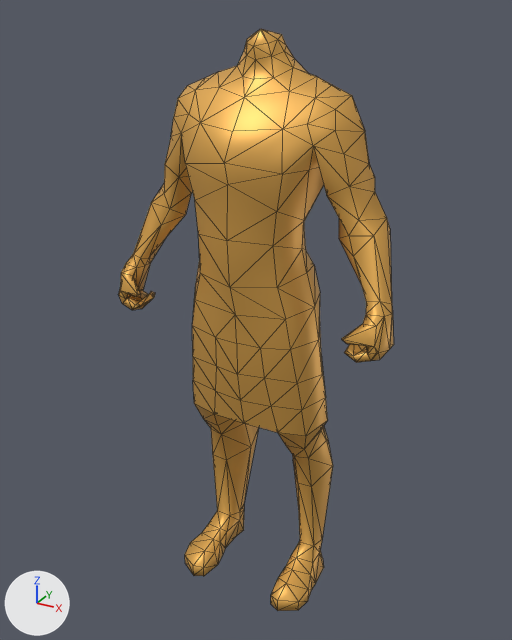
The COLLADA model binaries/data/mods/public/art/animation/biped/infantry/spearman/run_ready_shieldsmall.dae as it was, and as the next commit left it.
Camera for both pictures: a 50 mm camera at (2.07, -3.81, 3.96) aimed at (-0.04, 0.03, 2.04). Every picture has the same lights, and +X, +Y and +Z are marked at lower left. Mesh edges are drawn as thin lines. Vertices at the same position are counted once.

The first picture shows 'm_tunic_long'.
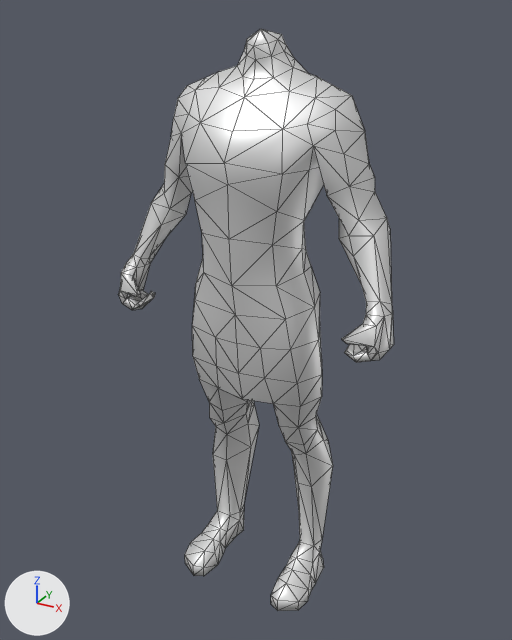
Boxes [x1, y1, x2, y2] around the edits, measured in the pictures (512 x 640 px; the box of a moved part takes in the faces that stretch with it):
'm_tunic_long', recoloured, reshaped (orange to white)
    both: [118, 29, 394, 611]
part 1 of me_cube_016, moved or reshaped
    both: [195, 185, 320, 319]
part 2 of me_cube_016, moved or reshaped
    both: [193, 357, 333, 487]
part 3 of me_cube_016, moved or reshaped
    before: [179, 137, 188, 177]
    after: [179, 136, 188, 177]

What the commit changed:
Material 'Skin' (mat_skin) changes colour from orange #e7b056 to white #e7e7e7; in linear values from (0.8, 0.433, 0.0937) to (0.8, 0.8, 0.8).
me_cube_016 has 423 vertices, 836 faces and spans x -0.96..0.96, y -0.41..0.4, z 0.0..3.85.
me_cube_016 is used by ob_m_tunic_long; location (0.0, 0.0, 0.0).
Verts and faces of me_cube_016; kept vertices keep their numbers, new ones are numbered from 423.
Before the commit, vertices of me_cube_016: 170 (-0.38, 0.21, 3.54), 172 (-0.45, 0.28, 3.3), 175 (-0.4, 0.07, 3.19).
Part 1, on me_cube_016:
2 vertices are removed from x -0.3..0.3, y 0.2, z 2.43.
14 faces are deleted.
9 vertices move from x -0.38..0.38, y -0.39..0.19, z 2.42..2.72 to x -0.36..0.36, y -0.37..0.17, z 2.42..2.72.
2 vertices are added at (0.28, 0.18, 2.43), (-0.28, 0.18, 2.43).
14 new faces join them.
Part 2, on me_cube_016:
31 vertices are removed from x -0.44..0.44, y -0.23..0.31, z 1.09..1.59.
106 faces are deleted.
4 vertices in x 0.21..0.5, y 0.0..0.3, z 1.21..1.6 move by (-0.03, 0.0, 0.0).
4 vertices in x -0.5..-0.21, y 0.0..0.3, z 1.21..1.6 move by (0.03, 0.0, 0.0).
13 vertices move from x -0.5..0.5, y -0.29..0.32, z 1.13..1.79 to x -0.44..0.44, y -0.28..0.31, z 1.13..1.79.
31 vertices are added at x -0.42..0.42, y -0.19..0.27, z 1.07..1.72.
106 new faces join them.
Part 3, on me_cube_016:
Vertex 170 moves to (-0.37, 0.19, 3.53).
Vertex 172 moves to (-0.44, 0.25, 3.29).
Vertex 175 moves to (-0.41, 0.07, 3.21).
